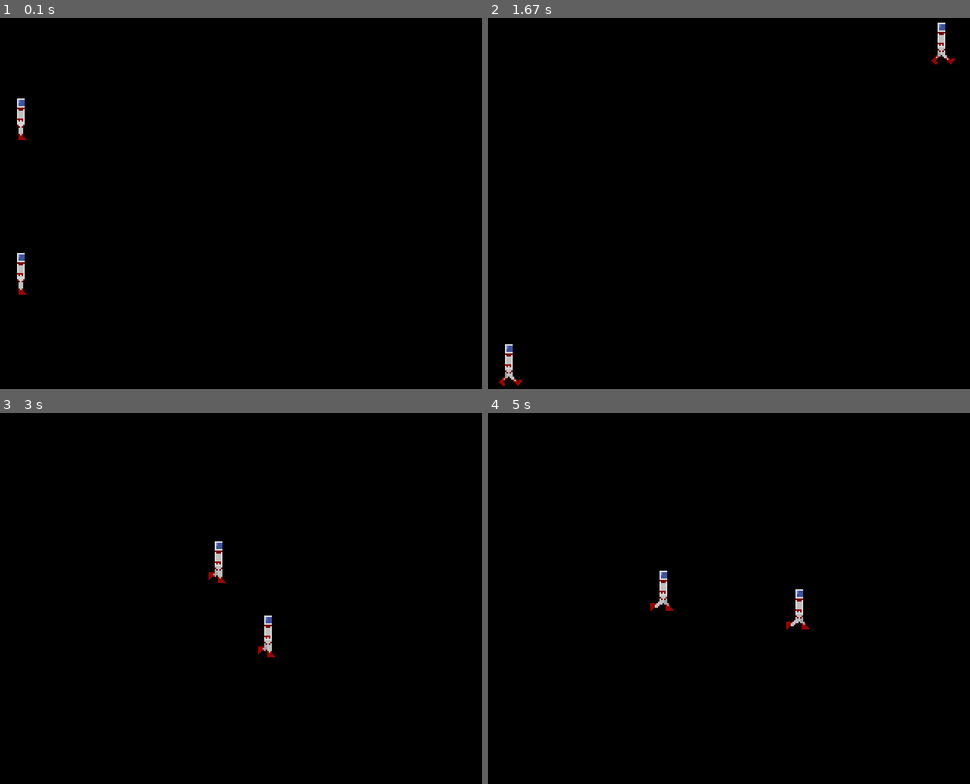
Above: before the commit, frames 1-4 (two rows, left to right).
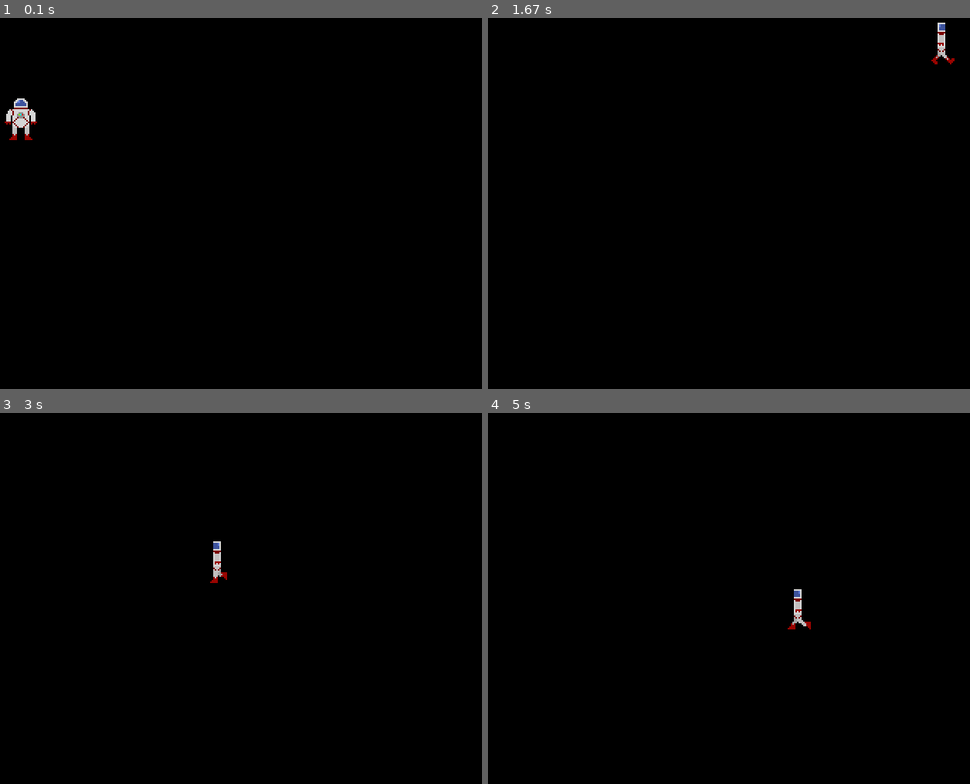
Above: after the commit, the same moments.

Repository: aily9661/Coding.Foundations
Game: pygame game, started from spacemangame/spriteAnimation.py
The game is run twice, just before and just after one commit, with the same random seed, the same clock (stepped at 60 frames per second) and the same inputs.
Inputs:
- Up to frame 1 (0.1 s): no input
- Up to frame 2 (1.67 s): hold J 0.33-0.8 s; hold Right 0.33-0.8 s; hold Right 0.83-1.3 s; hold Up 1.33-1.63 s
- Up to frame 3 (3 s): hold Right 1.67-2.13 s; hold Left 2.17-2.7 s; hold Down from 2.73 s (still down)
- Up to frame 4 (5 s): release Down at 3.03 s; hold Left 3.07-3.47 s; hold Up 3.5-3.87 s; hold Right 3.9-4.53 s; hold Down 4.57-4.93 s; hold Left from 4.97 s (still down)

The runs differ from the first frame. In frame 1, 0.5% of the frame differs, in the area x 0-8%, y 22-75%; in frame 2, 0.2%; in frame 3, 0.4%; in frame 4, 0.4%.

Commit message:
Update spriteAnimation.py

Diff:
--- a/spacemangame/spriteAnimation.py
+++ b/spacemangame/spriteAnimation.py
@@ -1,212 +1,155 @@
-import pygame, sys
-
-
-#"Player" is a child class of pygame.sprite.Sprite
-#must have a memember called "self.image"
-#image data that is assigned to "self.image"
-#will be drawn to the screen at (pos_x and pos_y)
-#when the pygame.sprite.Group.draw(screen) method is
-#called (instantiated as the "moving_sprites" object below).
+import pygame
+import sys
 
 class Player(pygame.sprite.Sprite):
     speed = 10
-    def __init__(self, pos_x,pos_y):
+
+    def __init__(self, pos_x, pos_y):
         super().__init__()
-        #a boolean property that determines whether we are animating or not.
+
+        # Initialize animation flags
         self.is_animating = False
-
-        #PC07 (1): We need another boolean to control animating our "jump"
-        #animation. When we push 'j' in the main event loop this boolean
-        #will be set to true
-
         self.is_jumping = False
 
-        #Our list of images saved as a property called self.sprites
-        #we initialize it as an empty list and append to it in a for loop
-        self.sprites = []
+        # Lists for storing images
+        self.sprites_left = [pygame.image.load('spacemanwalk_' + str(i) + '.png') for i in range(9)]
+        self.sprites_right = [pygame.transform.flip(image, True, False) for image in self.sprites_left]
+        self.jumpSprites = [pygame.image.load('spacemanjump_' + str(i) + '.png') for i in range(3)]
 
-        #PC07 (2): We need another list in our Player class to manage our jump images
-        #these images are included in your starter code as "skeljmp_0.png", "skeljmp_1.png"
-        #etc..
+        # Initialize current sprite, direction, and image
+        self.current_sprite = 0
+        self.current_jumpSprite = 0
+        self.is_facing_left = False
+        self.image = self.sprites_left[self.current_sprite]
 
-        self.jumpSprites = []
+        # Get the rectangle for this image
+        self.rect = self.image.get_rect()
 
-        #a loop for loading images
-        for i in range(9):
-            self.sprites.append(pygame.image.load('spacemanwalk_'+ '%01d' % i +'.png'))
-
-        #PC07 (3): We need another loop to load our jump animation images and append them
-        # to our new list. In the start file there are 8 skeljmp_N.png images. You'll
-        # append these images to the list you created above
-        for i in range(3):
-            self.jumpSprites.append(pygame.image.load('spacemanjump_'+ '%01d' % i +'.png'))
-
-        #a property for storing the current index of the list
-        self.current_sprite = 0
-
-        #PC07 (4): we need a new property to index into our new list of jump image
-        self.current_jumpSprite = 0
-
-        #initial image will be the first one, index 0
-        self.image = self.sprites[self.current_sprite]
-        #get the rectangle for this image
-        self.rect = self.image.get_rect()
-        #use the passed-in values to our class __init__ function, pos_x,pos_y
-        #to place the image using the "topleft" corner of it's "rect"
-        self.rect.topleft = [pos_x,pos_y]
+        # Use the passed-in values to set the initial position
+        self.rect.topleft = [pos_x, pos_y]
 
     def moveX(self, direction):
+        # Update direction based on movement
+        if direction < 0:
+            self.is_facing_left = False
+        elif direction > 0:
+            self.is_facing_left = True
+
         self.rect.move_ip(direction * self.speed, 0)
-        self.rect = self.rect.clamp((0,0,640,480))
+        self.rect = self.rect.clamp((0, 0, 640, 480))
 
     def moveY(self, direction):
         self.rect.move_ip(0, direction * self.speed)
-        self.rect = self.rect.clamp((0,0,640,480))
+        self.rect = self.rect.clamp((0, 0, 640, 480))
 
-    # we will need to develop our update function to animate
-    # our sprite and perhaps add another function!
     def update(self):
         self.runAnimationBasic()
         self.runAnimationJump()
 
     def runAnimationBasic(self):
-        #increment self.current_sprite if self.is_animating is True
         if self.is_animating:
             self.current_sprite += 0.25
 
-            if self.current_sprite >= len(self.sprites):
+            if self.current_sprite >= len(self.sprites_left):
                 self.current_sprite = 0
                 self.is_animating = False
 
-            #set self.image which is what is drawn when the moving_sprites.draw(screen)
-            #call is made below in the main while loop.
-            self.image = self.sprites[int(self.current_sprite)]
+            # Set self.image based on direction
+            if self.is_facing_left:
+                self.image = self.sprites_left[int(self.current_sprite)]
+            else:
+                self.image = self.sprites_right[int(self.current_sprite)]
+        else: self.image = self.jumpSprites[0]
 
     def runAnimationJump(self):
-        #increment self.current_sprite if self.is_animating is True
         if self.is_jumping:
-            self.current_jumpSprite += 0.25
+            self.current_jumpSprite += 0.125
 
             if self.current_jumpSprite >= len(self.jumpSprites):
                 self.current_jumpSprite = 0
                 self.is_jumping = False
 
-            #set self.image which is what is drawn when the moving_sprites.draw(screen)
-            #call is made below in the main while loop.
             self.image = self.jumpSprites[int(self.current_jumpSprite)]
 
-    #When any of the arrow keys are pressed (direction != 0 below in the main loop)
-    #we set self.is_animating to True
     def animate(self):
         self.is_animating = True
-
-    #PC07 (6): We need an "animateJump()" function that sets the new jump animation
-    #boolean to true. It is the same as animate() but operates on the first new property
-    #you added to the Player class above
 
     def animateJump(self):
         self.is_jumping = True
 
+    def jumpUp(self, step):
+        self.rect.move_ip(0, -step)
+        self.rect = self.rect.clamp((0, 0, 640, 480))
 
+# Initialize the pygame environment
+pygame.init()
 
-#initializes the pygame environment
-pygame.init()
-#gives a clock with which we can run
-#the game at a certain frame rate (frames per second or FPS)
+# Create a clock for controlling the frame rate
 clock = pygame.time.Clock()
 
-#the width and height of our screen
+# Set the screen dimensions
 screen_width = 640
 screen_height = 480
 
-#create screen that will provide a pygame.Surface to draw to
-#all images, including the screen are pygrame.Surfaces
-screen = pygame.display.set_mode((screen_width,screen_height))
-#a caption for our game app
+# Create the game screen
+screen = pygame.display.set_mode((screen_width, screen_height))
 pygame.display.set_caption("Sprite Animation")
 
-#pygame.sprite.Group() is a class that manages updating
-#and drawing sprites to a screen.
+# Create a sprite group to manage the player characters
 moving_sprites = pygame.sprite.Group()
 
-#an instance of our Player class
-player = Player(0,100)
-playerTwo = Player(0,300)
-#add the sprite to the sprite group
-moving_sprites.add([player,playerTwo])
+# Create player instances and add them to the sprite group
+player = Player(0, 100)
+moving_sprites.add([player])
+jumpCounter = 0
+jumpPause = 0
 
-#the main drawing and event loop of a pygame application
+# Main game loop
 while True:
     for event in pygame.event.get():
         if event.type == pygame.QUIT:
             pygame.quit()
             sys.exit()
-        #if any key is pressed (pygame.KEYDOWN event)
-        #call player.animate() which just sets player.is_animating = True
 
+    # Handle player input
     keystate = pygame.key.get_pressed()
     directionX = keystate[pygame.K_RIGHT] - keystate[pygame.K_LEFT]
     directionY = keystate[pygame.K_DOWN] - keystate[pygame.K_UP]
 
-    #PC07 (6): Create a variable for determining whether the lowercase
-    #"j" has been pressed. You will use the keystate list and index
-    #it with "pygame.K_j" This will return True when the key is pressed
-    #To use this variable (maybed called playerJumped or something similar)
-    #We need an if statement that tests if this boolean is True and if so
-    #it should call "animationJump()" from above which sets our jump animation
-    #boolean to True
+    jumped = keystate[pygame.K_j]
 
-    jumped = keystate[pygame.K_j]
-    #if the "j" is pressed, this variable will be assigned the boolean "True"
-    #use this variable in an if statement to call "animationJump()" if it is "True">
     if jumped:
-        player.animateJump()
+        if jumpPause < 0:
+            player.animateJump()
+            jumpCounter = 20
+            jumpPause = 25
 
     if directionX != 0:
         player.animate()
         player.moveX(directionX)
-        playerTwo.animate()
-        playerTwo.moveX(-directionX)
 
     if directionY != 0:
         player.animate()
         player.moveY(directionY)
-        playerTwo.animate()
-        playerTwo.moveY(-directionY)
 
-    #color fill the screen with black,
-    #notice this is a tuple
-    screen.fill((0,0,0))
+    if jumpCounter > 10:
+        jumpCounter -= 1
+        player.jumpUp(20-jumpCounter)
+    elif jumpCounter > 0:
+        jumpCounter -= 1
+        player.jumpUp(jumpCounter-10)
+    jumpPause-=1
+    # Clear the screen
+    screen.fill((0, 0, 0))
 
-    #draw our sprites to our screen
+    # Draw the sprites on the screen
     moving_sprites.draw(screen)
 
-    #call our update function
+    # Update the sprites
     moving_sprites.update()
 
-    #call pygame.display.flip() which renders a whole screen
-    #for this frame
+    # Update the display
     pygame.display.flip()
 
-    #make the while loop and game operate at
-    #60 FPS, updates are throttled to this amount
+    # Limit the frame rate
     clock.tick(60)
-
-    ##EXTRA CREDIT 2 Points, color your sprite with a user defined color
-    #when it is instantiated.
-
-    #The following function can be added to the Player class
-    #You want to run the images you load in the Player class through this
-    #function *BEFORE* you add them to their lists. When you instantiate the class
-    #you can pass it a color (which also needs to be added to the __init__ function
-    # of the Player class):   player = Player(0,100,Color(255,0,0)) Would make a RED
-    #player if the code is used properly in the Player class. Give it a try!
-    #def getColorImage(self,myImage,color):
-    #    colorImage = pygame.Surface(myImage.get_size()).convert_alpha()
-    #    colorImage.fill(color)
-    #    myImage.blit(colorImage, (0,0), special_flags = pygame.BLEND_RGBA_MULT)
-    #    return myImage
-
-    #EXTRA CREDIT 3 Points, create your own sprite images
-    #on https://www.piskelapp.com/p/create/sprite or another
-    #image creating program (Adobe Photoshop etc..)
